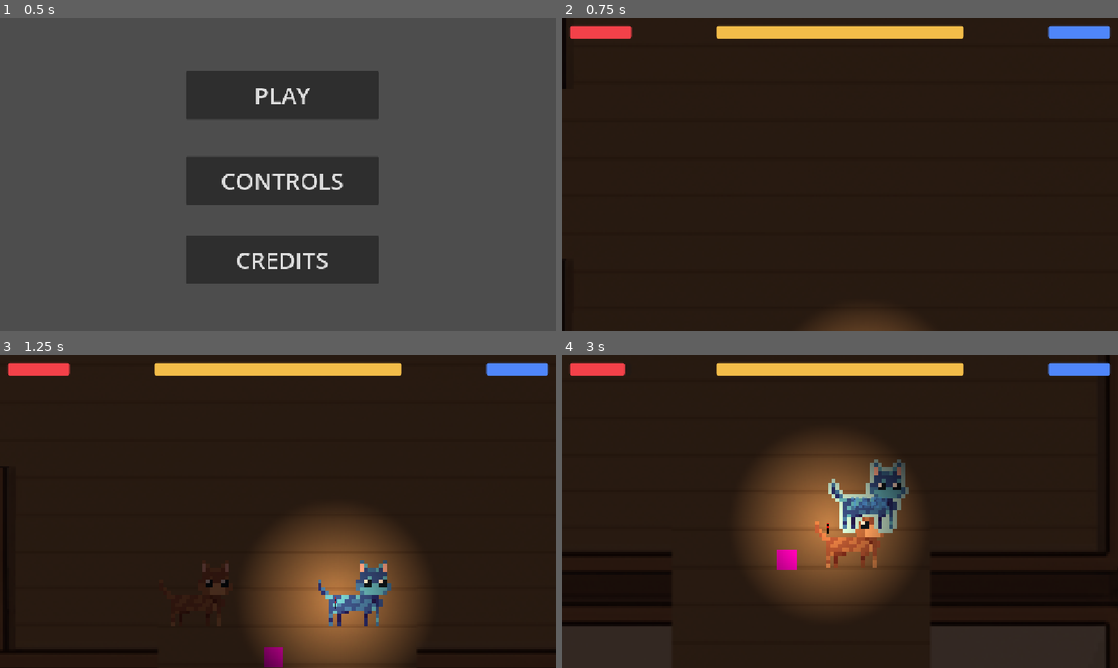
Above: before the commit, frames 1-4 (two rows, left to right).
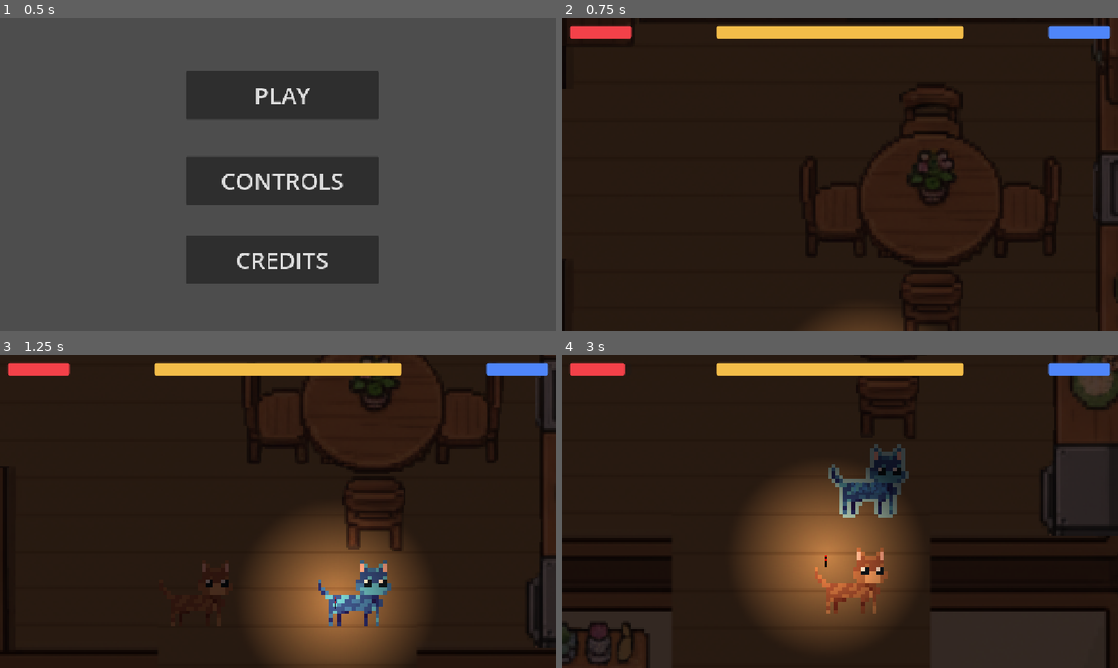
Above: after the commit, the same moments.

Repository: anqilique/GDGJam2-2025
Game: Godot game, scene res://Scenes/start_menu.tscn
Two runs of this game, one before a commit and one after it. Both use one fixed random seed, a clock stepped at 60 frames per second and the inputs below. The engine's default icon, where the game draws it, is replaced by a stand-in: a white triangle on a blue panel in a dark square.
Inputs (mouse positions are in pixels of both pictures, inside the frame that each line leads up to):
- Up to frame 1 (0.5 s): no input
- Up to frame 2 (0.75 s): click "PLAY" at 0.5 s
- Up to frame 3 (1.25 s): no input
- Up to frame 4 (3 s): move the mouse to (962, 495) at 1.27 s; hold D (fire_cat_move_right) 1.28-2.03 s; click (962, 495) at 1.35 s; move the mouse to (728, 527) at 2.02 s; hold S (fire_cat_move_down) 2.03-2.78 s; tap Space (yarn_cat_pass_torch) at 2.1 s; move the mouse to (895, 442) at 2.77 s; hold D (fire_cat_move_right) from 2.78 s (still down); click (895, 442) at 2.85 s

Frame 1 is identical in both runs. In frame 2, 0.7% of the frame differs, in the area x 44-100%, y 0-100%; in frame 3, 1.3%; in frame 4, 18%, in the area x 0-100%, y 0-100%.

Commit message:
Setup Blurry Furniture
Who gaf at this point lol.

Diff:
--- a/Scenes/Torch.tscn
+++ b/Scenes/Torch.tscn
@@ -44,6 +44,7 @@
 scale = Vector2(4.976562, 4.976562)
 color = Color(1, 0.83137256, 0.65882355, 0.62352943)
 energy = 2.0
+shadow_enabled = true
 texture = SubResource("GradientTexture2D_pqci0")
 texture_scale = 0.5
 
--- a/Scenes/fire_cat.tscn
+++ b/Scenes/fire_cat.tscn
@@ -47,6 +47,7 @@
 health_component = NodePath("HealthComponent")
 
 [node name="AnimatedSprite2D" type="AnimatedSprite2D" parent="."]
+y_sort_enabled = true
 sprite_frames = SubResource("SpriteFrames_tky5c")
 frame = 1
 frame_progress = 0.8696454
--- a/Scenes/main.tscn
+++ b/Scenes/main.tscn
@@ -8,9 +8,9 @@
 [ext_resource type="PackedScene" uid="uid://b0wamciy0efu" path="res://Scenes/camera_2d.tscn" id="5_kry3j"]
 [ext_resource type="PackedScene" uid="uid://kmmcioaaast4" path="res://Scenes/ui.tscn" id="7_6bp64"]
 [ext_resource type="PackedScene" uid="uid://ddaet4ni81qki" path="res://Scenes/map.tscn" id="8_344ge"]
-[ext_resource type="PackedScene" uid="uid://cbv27nwmnaj6t" path="res://Scenes/destrucable_object.tscn" id="9_ynf5e"]
 
 [node name="Main" type="Node2D"]
+y_sort_enabled = true
 script = ExtResource("1_21xkr")
 shadow_scene = ExtResource("4_jjvhh")
 
@@ -36,9 +36,6 @@
 
 [node name="Map" parent="." instance=ExtResource("8_344ge")]
 
-[node name="DestrucableObject" parent="Map" instance=ExtResource("9_ynf5e")]
-position = Vector2(158, 21)
-
 [node name="Camera2D" parent="." instance=ExtResource("5_kry3j")]
 z_index = 2
 position = Vector2(164, -162)
--- a/Scenes/map.tscn
+++ b/Scenes/map.tscn
@@ -1,7 +1,8 @@
-[gd_scene load_steps=3 format=3 uid="uid://ddaet4ni81qki"]
+[gd_scene load_steps=4 format=3 uid="uid://ddaet4ni81qki"]
 
 [ext_resource type="PackedScene" uid="uid://bdtv1ln0t1j8i" path="res://Scenes/door.tscn" id="1_ci6au"]
 [ext_resource type="Texture2D" uid="uid://ci24sbmfj03u7" path="res://Assets/Art/house.png" id="2_26yhd"]
+[ext_resource type="Texture2D" uid="uid://b8t616ns614os" path="res://Assets/Art/furniture.png" id="3_p3ir5"]
 
 [node name="Map" type="Node2D"]
 
@@ -29,6 +30,57 @@
 z_index = -1
 texture = ExtResource("2_26yhd")
 
+[node name="TopFurniture" type="Sprite2D" parent="."]
+z_index = -1
+position = Vector2(28, -143)
+texture = ExtResource("3_p3ir5")
+region_enabled = true
+region_rect = Rect2(0, 52.39003, 819, 382.36017)
+
+[node name="BtmRFurniture" type="Sprite2D" parent="."]
+z_index = -1
+position = Vector2(207, 164)
+texture = ExtResource("3_p3ir5")
+region_enabled = true
+region_rect = Rect2(460, 429, 285, 275)
+
+[node name="BtmMFurniture" type="Sprite2D" parent="."]
+z_index = -1
+position = Vector2(-39.5, 99)
+texture = ExtResource("3_p3ir5")
+region_enabled = true
+region_rect = Rect2(104, 438, 83, 96)
+
+[node name="BtmMFurniture2" type="Sprite2D" parent="."]
+z_index = -1
+position = Vector2(50.5, 97)
+texture = ExtResource("3_p3ir5")
+region_enabled = true
+region_rect = Rect2(297, 439, 97, 91)
+
+[node name="BtmLFurniture1" type="Sprite2D" parent="."]
+z_index = -1
+position = Vector2(-130, 217)
+texture = ExtResource("3_p3ir5")
+region_enabled = true
+region_rect = Rect2(93, 538, 308, 163)
+
+[node name="WallMiddle" type="Sprite2D" parent="."]
+modulate = Color(0.69965345, 0.69965345, 0.69965345, 1)
+z_index = -1
+position = Vector2(0, 36)
+texture = ExtResource("2_26yhd")
+region_enabled = true
+region_rect = Rect2(0, 409, 786, 39)
+
+[node name="WallTopLeft" type="Sprite2D" parent="."]
+modulate = Color(0.69965345, 0.69965345, 0.69965345, 1)
+z_index = -1
+position = Vector2(-343, -118)
+texture = ExtResource("2_26yhd")
+region_enabled = true
+region_rect = Rect2(35, 102, 35, 346)
+
 [node name="DirectionalLight2D" type="DirectionalLight2D" parent="."]
 color = Color(0.07058824, 0, 0, 0.74509805)
 blend_mode = 2
--- a/Scenes/yarn_cat.tscn
+++ b/Scenes/yarn_cat.tscn
@@ -58,6 +58,7 @@
 pass_area_sprite = NodePath("PassArea2D/Sprite2D")
 
 [node name="AnimatedSprite2D" type="AnimatedSprite2D" parent="."]
+y_sort_enabled = true
 sprite_frames = SubResource("SpriteFrames_efeje")
 frame = 1
 frame_progress = 0.8095545
Binary file added: Assets/Art/furniture.png
Not shown, added: Assets/Art/furniture.png.import
Not shown: 1 places in Scenes/main.tscn that only renumber resources
Not shown, added: Assets/Art/furniture.png6604061611.tmp
